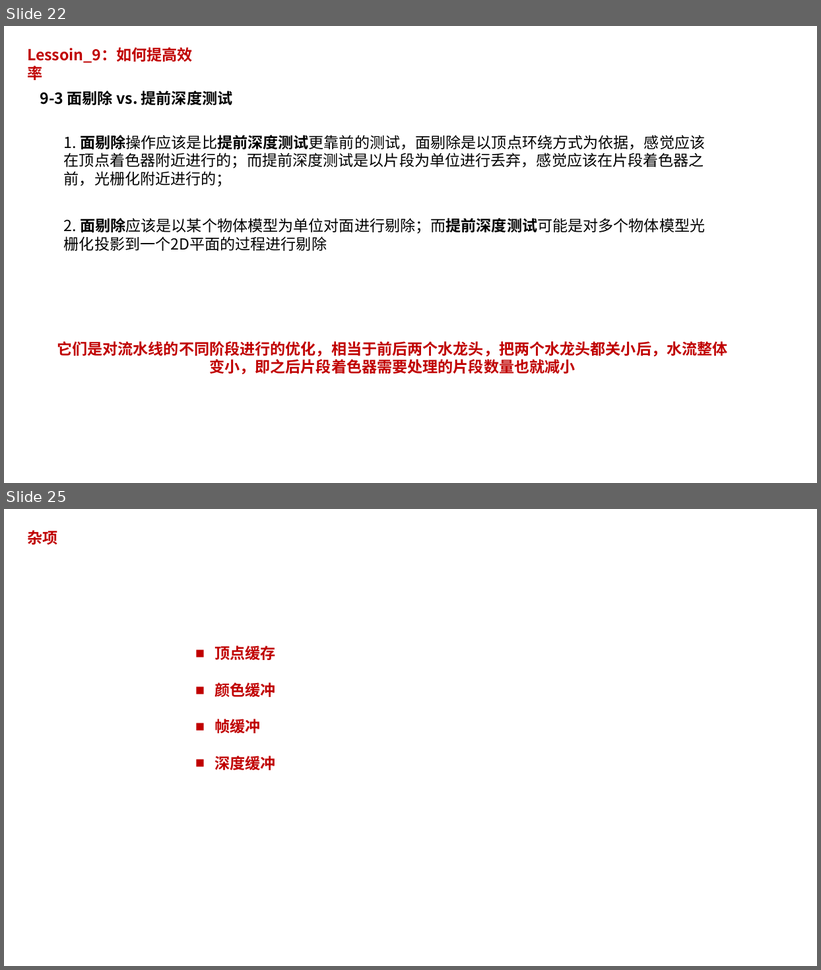
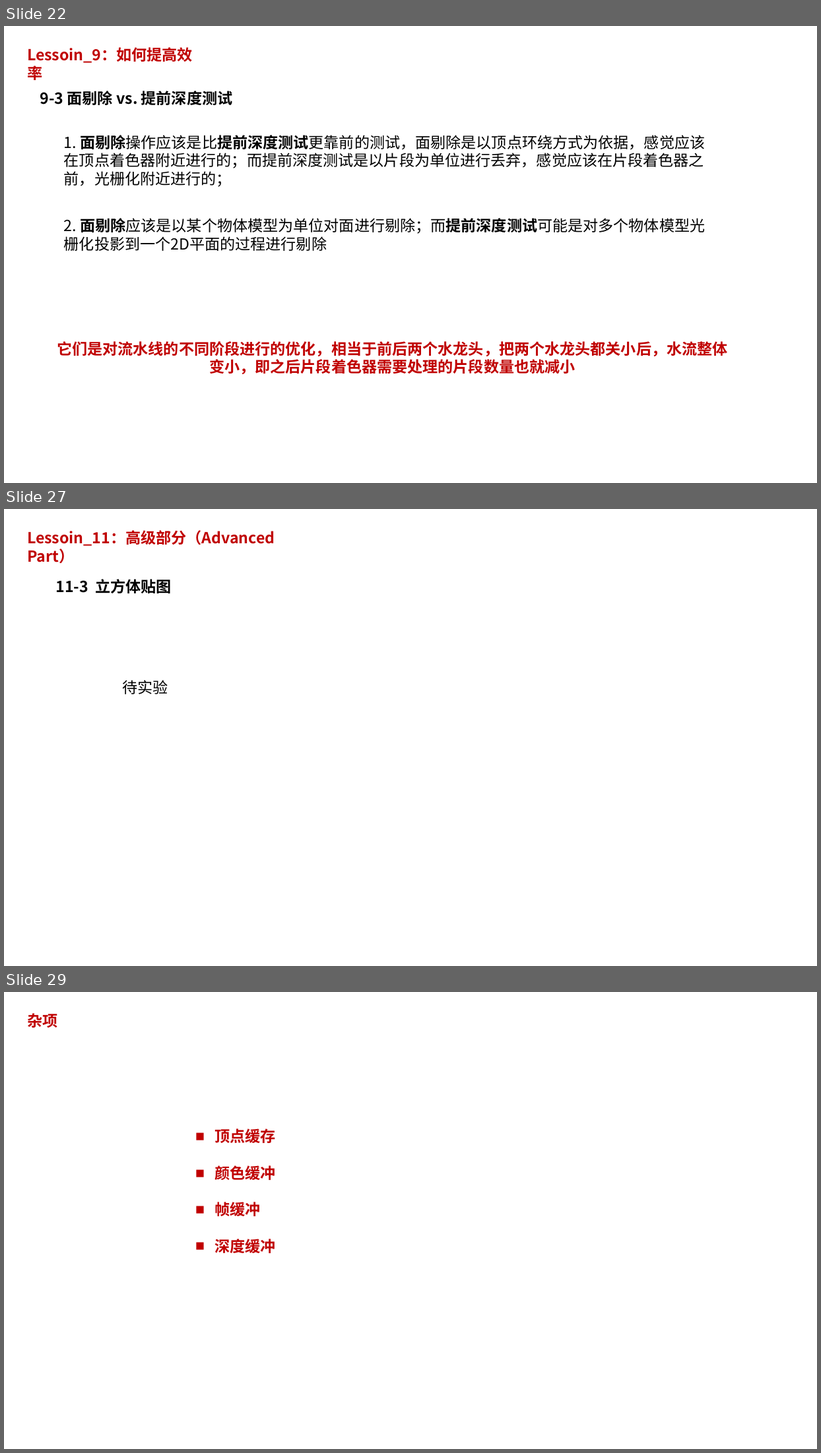
Before and after one commit to pczpcz/OpenglLearning, a slide deck: note/note.pptx. Shown one above the other, each under a label of ours: slides 22 and 25 before the commit, slides 22, 27 and 29 after it; the slides between them are not shown. The pictures are 821x970 and 821x1453 pixels, drawn with LibreOffice and Linux fonts; fonts in the diff are those of the drawing. Boxes give left, top, right and bottom in pixels: in the first picture for what was removed or moved away, otherwise in the second. Text is boxed around its words. In the diff, an @@ line names an element or a change of style, - is before the commit and + after.

```diff
--- a/note/note.pptx
+++ b/note/note.pptx
@@ slide 27 added at (x1=4, y1=509, x2=817, y2=966), background #FFFFFF @@
@@ text added at (x1=27, y1=530, x2=275, y2=563), 18 pt, text #C00000, bold @@
+Lessoin_11：高级部分（Advanced Part）
@@ text added at (x1=56, y1=579, x2=172, y2=593), 18 pt, text #000000, bold @@
+11-3 立方体贴图
@@ text added at (x1=123, y1=680, x2=168, y2=694), 18 pt, text #000000 @@
+待实验
@@ what was slide 25 is now slide 29 @@
```
Also in this commit, not shown: 4 slides changed, 3 other slides added.
